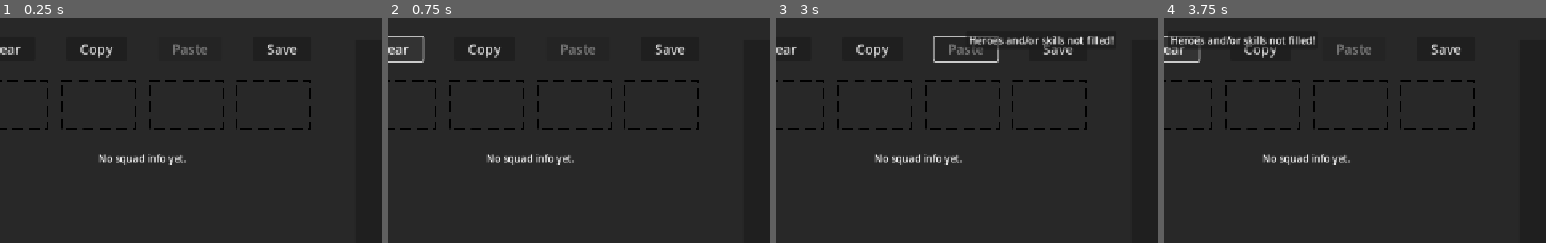
Above: before the commit, frames 1-4 (left to right).
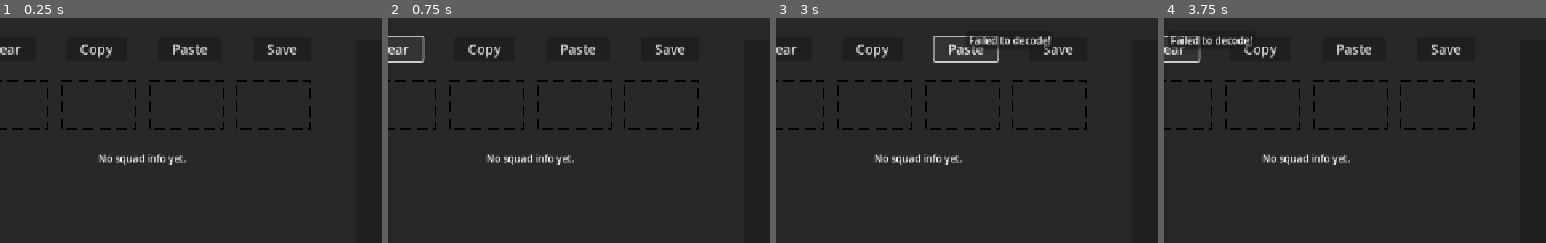
Above: after the commit, the same moments.

Repository: 0-Vanes-0/DD2-Squad-Builder
Game: Godot game, scene res://scenes/main_scene.tscn
Same seed, same stepped clock (60 frames per second), same inputs: the game is played once before the commit and once after it.
Inputs (mouse positions are % of the whole screen's width and height, from its top left):
- Up to frame 1 (0.25 s): no input
- Up to frame 2 (0.75 s): click "Clear" at 0.5 s
- Up to frame 3 (3 s): click "Copy" at 1.25 s; click "Save" at 2 s; click (29, 7) at 2.75 s, where only the run after the commit has a clickable "Paste"
- Up to frame 4 (3.75 s): click "Clear" at 3.5 s
The pictures show only the part of the screen within x 4-54%, y 0-50%; the shares and areas given below are measured in that part.

The runs differ from the first frame. In frame 1, 0.2% of the frame differs, in the area x 45-55%, y 11-17%; in frame 2, 0.2%; in frame 3, 1.3%, in the area x 45-89%, y 8-17%; in frame 4, 1.2%.
Error before the commit: Invalid access to property or key '1' on a base object of type 'Dictionary'. (res://src/squad_code.gd:11)

Commit message:
Better code validation + fixes

Diff:
--- a/project.godot
+++ b/project.godot
@@ -11,7 +11,7 @@
 [application]
 
 config/name="DD2 Squad Builder"
-config/version="0.2"
+config/version="0.3"
 run/main_scene="uid://c2ktq8osijub2"
 config/features=PackedStringArray("4.5", "GL Compatibility")
 config/icon="uid://b8wm135ghenfp"
@@ -31,6 +31,7 @@
 
 folder_colors={
 "res://assets/": "orange",
+"res://build/": "red",
 "res://resources/": "yellow",
 "res://scenes/": "green",
 "res://src/": "blue"
--- a/scenes/main_scene.gd
+++ b/scenes/main_scene.gd
@@ -53,7 +53,7 @@
 
 					# If dropped from heroes table:
 					else:
-						var hero_path_from_data := Data.dict[rank_box.rank]["hero_path"] as Data.HeroesPaths
+						var hero_path_from_data := Data.current_squad[str(rank_box.rank)]["hero_path"] as Data.HeroesPaths
 						var hero_path_dropped := rank_box.hero_path_draggable.hero_path
 						var hero_from_data := Data.hero_path_to_hero(hero_path_from_data)
 						var hero_dropped := Data.hero_path_to_hero(hero_path_dropped)
@@ -74,13 +74,17 @@
 	popup_panel.save_requested.connect(
 			func(squad_name: String):
 				print("Saved squad: %s" % squad_name)
-				Data.dict["squad_name"] = squad_name
+				Data.current_squad["squad_name"] = squad_name
 				var user_data := SaveLoad.load_data()
-				user_data[squad_name] = Data.dict.duplicate(true)
+				user_data[squad_name] = Data.current_squad.duplicate(true)
 				SaveLoad.save_data(user_data)
+
 				await get_tree().process_frame
-				tab_bar.current_tab = 2
-				tab_container.current_tab = 2
+				if tab_bar.current_tab == 2:
+					saved_squads_menu.show()
+				else:
+					tab_bar.current_tab = 2
+					tab_container.current_tab = 2
 	)
 
 
@@ -91,8 +95,33 @@
 
 func update_heroes_in_data():
 	for rank_box: RankBox in rank_boxes.values():
-		var rank := rank_box.rank
-		Data.dict[rank]["hero_path"] = rank_box.hero_path_draggable.hero_path
-		Data.dict[rank]["skills"] = rank_box.get_skills()
+		var rank := str(rank_box.rank)
+		Data.current_squad[rank]["hero_path"] = rank_box.hero_path_draggable.hero_path
+		Data.current_squad[rank]["skills"] = rank_box.get_skills()
 
 	skills_menu.visibility_changed.emit()
+
+
+func paste_squad_data(data: Variant):
+	var squad_data: Dictionary = {}
+	if data is String or data is Dictionary:
+		if data is String:
+			squad_data = SquadCode.decode_squad(data)
+		elif data is Dictionary:
+			squad_data = data as Dictionary
+
+	if squad_data.is_empty():
+		notification_panel.show_message("Failed to decode!")
+		return
+
+	for rank_box: RankBox in rank_boxes.values():
+		var key := str(rank_box.rank)
+		var hp := squad_data[key]["hero_path"] as Data.HeroesPaths
+		var skills: Array[int] = []
+		skills.assign(squad_data[key]["skills"])
+		rank_box.hero_path_draggable.set_hero_path(hp)
+		rank_box.set_skills(skills, hp)
+		for skill in rank_box.skills:
+			skill.show()
+
+	Data.current_squad = squad_data
--- a/scenes/main_scene.tscn
+++ b/scenes/main_scene.tscn
@@ -96,11 +96,11 @@
 script = ExtResource("4_18nlu")
 main_scene = NodePath("../../../../../..")
 
-[node name="PasteButton" type="Button" parent="HSplitContainer/LeftMarginContainer/LeftScrollContainer/LeftVBox/ButtonsHBox"]
-layout_mode = 2
-disabled = true
+[node name="PasteButton" type="Button" parent="HSplitContainer/LeftMarginContainer/LeftScrollContainer/LeftVBox/ButtonsHBox" node_paths=PackedStringArray("main_scene")]
+layout_mode = 2
 text = "   Paste   "
 script = ExtResource("5_6wevv")
+main_scene = NodePath("../../../../../..")
 
 [node name="SaveButton" type="Button" parent="HSplitContainer/LeftMarginContainer/LeftScrollContainer/LeftVBox/ButtonsHBox" node_paths=PackedStringArray("main_scene")]
 layout_mode = 2
@@ -437,6 +437,7 @@
 
 [node name="SquadsVBox" type="VBoxContainer" parent="HSplitContainer/RightVBox/TabContainer/SavedSquads/ScrollContainer/VBoxContainer"]
 layout_mode = 2
+theme_override_constants/separation = 40
 
 [node name="Info" type="MarginContainer" parent="HSplitContainer/RightVBox/TabContainer"]
 layout_mode = 2
@@ -517,6 +518,7 @@
 title = "Saving squad..."
 initial_position = 1
 size = Vector2i(360, 240)
+wrap_controls = false
 borderless = false
 always_on_top = true
 transparent = false
--- a/scenes/popup_panel.gd
+++ b/scenes/popup_panel.gd
@@ -24,13 +24,14 @@
 
 
 func show_panel(type: MessageType, arg := "") -> void:
+	self.size = Vector2(360, 240)
 	current_type = type
 	message_label.show()
 	match type:
 		MessageType.SAVE_SQUAD:
 			self.title = "Saving squad..."
 			message_label.text = ""
-			line_edit.text = ""
+			line_edit.text = arg
 			line_edit.placeholder_text = "Enter squad name..."
 			line_edit.show()
 
--- a/scenes/squad_box.gd
+++ b/scenes/squad_box.gd
@@ -48,15 +48,15 @@
 			func(squad_name: String):
 				print("Deleted squad: %s" % squad_name)
 				var user_data := SaveLoad.load_data()
-				assert(user_data.erase(squad_name))
+				user_data.erase(squad_name)
 				SaveLoad.save_data(user_data)
 
 				self.queue_free()
 	)
 
 
-func _on_inspect_button_pressed() -> void:
-	pass # TODO: Paste squad to main scene and to data (ranks, squad name)
+func _on_paste_button_pressed() -> void:
+	main_scene.paste_squad_data(squad_data)
 
 
 func _on_copy_button_pressed() -> void:
--- a/scenes/squad_box.tscn
+++ b/scenes/squad_box.tscn
@@ -42,15 +42,14 @@
 layout_mode = 2
 alignment = 1
 
-[node name="InspectButton" type="Button" parent="HBoxContainer2"]
-layout_mode = 2
-disabled = true
-text = "  Inspect  "
-
 [node name="CopyButton" type="Button" parent="HBoxContainer2"]
 layout_mode = 2
 size_flags_horizontal = 4
 text = "     Copy     "
+
+[node name="PasteButton" type="Button" parent="HBoxContainer2"]
+layout_mode = 2
+text = "    Paste    "
 
 [node name="RenameButton" type="Button" parent="HBoxContainer2"]
 layout_mode = 2
@@ -58,9 +57,9 @@
 
 [node name="DeleteButton" type="Button" parent="HBoxContainer2"]
 layout_mode = 2
-text = "  Delete  "
+text = "   Delete   "
 
-[connection signal="pressed" from="HBoxContainer2/InspectButton" to="." method="_on_inspect_button_pressed"]
 [connection signal="pressed" from="HBoxContainer2/CopyButton" to="." method="_on_copy_button_pressed"]
+[connection signal="pressed" from="HBoxContainer2/PasteButton" to="." method="_on_paste_button_pressed"]
 [connection signal="pressed" from="HBoxContainer2/RenameButton" to="." method="_on_rename_button_pressed"]
 [connection signal="pressed" from="HBoxContainer2/DeleteButton" to="." method="_on_delete_button_pressed"]
--- a/src/buttons/clear_button.gd
+++ b/src/buttons/clear_button.gd
@@ -10,12 +10,12 @@
 
 func _on_pressed() -> void:
 	for rank_box: RankBox in main_scene.rank_boxes.values():
-		rank_box.hero_path_draggable.hero_path = Data.HeroesPaths.NONE
-		rank_box.hero_path_draggable.texture = Data.heroes_textures[Data.HeroesPaths.NONE]
+		rank_box.hero_path_draggable.set_hero_path(Data.HeroesPaths.NONE)
 		rank_box.set_skills([-1, -1, -1, -1, -1], Data.HeroesPaths.NONE)
 		for skill in rank_box.skills:
 			skill.hide()
 
 	main_scene.update_heroes_in_data()
-	main_scene.tab_container.current_tab = 0
-	main_scene.tab_bar.current_tab = 0
+	if main_scene.tab_container.current_tab == 1:
+		main_scene.tab_container.current_tab = 0
+		main_scene.tab_bar.current_tab = 0
--- a/src/buttons/copy_button.gd
+++ b/src/buttons/copy_button.gd
@@ -9,7 +9,7 @@
 
 
 func _on_pressed() -> void:
-	var code := SquadCode.encode_squad(Data.dict)
+	var code := SquadCode.encode_squad(Data.current_squad)
 	if code.is_empty():
 		main_scene.notification_panel.show_message("Heroes and/or skills not filled!")
 	else:
--- a/src/buttons/paste_button.gd
+++ b/src/buttons/paste_button.gd
@@ -1,6 +1,13 @@
 class_name PasteButton
 extends Button
 
+@export var main_scene: MainScene
+
+
+func _ready() -> void:
+	assert(main_scene)
+
 
 func _on_pressed() -> void:
-	pass # Replace with function body.
+	var code := DisplayServer.clipboard_get()
+	main_scene.paste_squad_data(code)
--- a/src/buttons/save_button.gd
+++ b/src/buttons/save_button.gd
@@ -19,6 +19,6 @@
 	var is_heroes_filled := heroes.all( func(hp): return hp != Data.HeroesPaths.NONE )
 	var is_skills_filled := skill_numbers.all( func(sn): return sn != -1 )
 	if is_heroes_filled and is_skills_filled:
-		main_scene.popup_panel.show_panel(MyPopupPanel.MessageType.SAVE_SQUAD)
+		main_scene.popup_panel.show_panel(MyPopupPanel.MessageType.SAVE_SQUAD, Data.current_squad["squad_name"])
 	else:
 		main_scene.notification_panel.show_message("Heroes and/or skills not filled!")
--- a/src/data.gd
+++ b/src/data.gd
@@ -101,20 +101,20 @@
 @export var hero_path_draggable_scene: PackedScene
 @export var skill_draggable_scene: PackedScene
 
-var dict: Dictionary = {
-	1: {
+var current_squad: Dictionary = {
+	"1": {
 		"hero_path": HeroesPaths.NONE,
 		"skills": [-1, -1, -1, -1, -1],
 	},
-	2: {
+	"2": {
 		"hero_path": HeroesPaths.NONE,
 		"skills": [-1, -1, -1, -1, -1],
 	},
-	3: {
+	"3": {
 		"hero_path": HeroesPaths.NONE,
 		"skills": [-1, -1, -1, -1, -1],
 	},
-	4: {
+	"4": {
 		"hero_path": HeroesPaths.NONE,
 		"skills": [-1, -1, -1, -1, -1],
 	},
--- a/src/draggables/hero_path_draggable.gd
+++ b/src/draggables/hero_path_draggable.gd
@@ -11,8 +11,7 @@
 
 static func create(hero_path: Data.HeroesPaths) -> HeroPathDraggable:
 	var hero_path_draggable := Data.hero_path_draggable_scene.instantiate() as HeroPathDraggable
-	hero_path_draggable.hero_path = hero_path
-	hero_path_draggable.texture = Data.heroes_textures[hero_path]
+	hero_path_draggable.set_hero_path(hero_path)
 	return hero_path_draggable
 
 
@@ -64,3 +63,8 @@
 					hero_dropped.emit(data["rank_number"])
 				else:
 					hero_dropped.emit(0)
+
+
+func set_hero_path(hero_path: Data.HeroesPaths):
+	self.hero_path = hero_path
+	self.texture = Data.heroes_textures[hero_path]
--- a/src/squad_code.gd
+++ b/src/squad_code.gd
@@ -39,21 +39,28 @@
 
 static func decode_squad(text: String) -> Dictionary:
 	var pipe_index := text.find("|")
-	var code := text if pipe_index == -1 else text.substr(0, pipe_index)
-	var name := "" if pipe_index == -1 else text.substr(pipe_index + 1).uri_decode()
+	if pipe_index == -1:
+		return {}
+
+	var code := text.substr(0, pipe_index)
+	var name := "" if text.length() == pipe_index + 1 else text.substr(pipe_index + 1).uri_decode()
 
 	var out: Dictionary = { "squad_name": name }
 
 	var index := 0
-	for slot in [1, 2, 3, 4]:
-		assert(index < code.length())
+	for slot in ["1", "2", "3", "4"]:
+		if not index < code.length():
+			return {}
+
 		var hero_path := _b64_value(code[index])
 		index += 1
 
 		var count := 9 if _needs_9_skills(hero_path) else 5
 		var skill_len := 6 if count == 9 else 3
 
-		assert(index + skill_len <= code.length())
+		if not index + skill_len <= code.length():
+			return {}
+
 		var skills_text := code.substr(index, skill_len)
 		index += skill_len
 
@@ -64,6 +71,8 @@
 			"hero_path": hero_path,
 			"skills": skills
 		}
+
+	_validate_squad(out, code.length())
 
 	return out
 
@@ -113,3 +122,82 @@
 		or hero_path == Data.HeroesPaths.A2
 		or hero_path == Data.HeroesPaths.A3
 	)
+
+
+static func _validate_squad(out: Dictionary, code_length: int) -> bool:
+	# 2) Validate and compute expected code length from decoded data
+	var expected_len := 0
+	var any_a := false
+
+	var used_hero_paths: Dictionary[int, bool] = {}
+	var used_type_letters: Dictionary[StringName, bool] = {}
+
+	for slot in ["1", "2", "3", "4"]:
+		var slot_data: Dictionary = out[slot]
+		var hero_path := slot_data["hero_path"] as Data.HeroesPaths
+
+		# hero_path must be a valid enum entry (excluding NONE)
+		if hero_path == Data.HeroesPaths.NONE:
+			return false
+		if hero_path < 0 or hero_path >= Data.HeroesPaths.size():
+			return false
+		if hero_path >= 64: # because we encode in 1 base64-url char
+			return false
+
+		# Must be unique hero (no duplicates)
+		if used_hero_paths.has(hero_path):
+			return false
+		used_hero_paths[hero_path] = true
+
+		# Type letter uniqueness (first letter of enum name)
+		var enum_name := Data.HeroesPaths.keys()[hero_path] as String
+		if enum_name.is_empty():
+			return false
+		var type_letter := StringName(enum_name.left(1))
+		if used_type_letters.has(type_letter):
+			return false
+		used_type_letters[type_letter] = true
+
+		# Determine skills count for this hero
+		var count := 9 if _needs_9_skills(hero_path) else 5
+		if _needs_9_skills(hero_path):
+			any_a = true
+
+		# Validate skills array
+		if typeof(slot_data["skills"]) != TYPE_ARRAY:
+			return false
+		var skills: Array = slot_data["skills"]
+		if skills.size() != count:
+			return false
+
+		# Skills must be 0..10 and unique (no repeats)
+		var used_skills := {}  # Dictionary[int, bool]
+		for s in skills:
+			if typeof(s) != TYPE_INT:
+				return false
+			var skill := int(s)
+			if skill < 0 or skill > 10:
+				return false
+			if used_skills.has(skill):
+				return false
+			used_skills[skill] = true
+
+		# Expected code length: 1 for hero + 3 (5 skills) or 6 (9 skills)
+		expected_len += 1 + (6 if count == 9 else 3)
+
+	# Your additional assumption: at most one A* hero
+	if any_a:
+		var a_count := 0
+		for slot in [1, 2, 3, 4]:
+			var hero_path := int(out[slot]["hero_path"])
+			if _needs_9_skills(hero_path):
+				a_count += 1
+		if a_count > 1:
+			return false
+
+	# 3) Validate the encoded part length (reject random strings)
+	# Must match exactly, not "less or equal", otherwise random strings still parse.
+	if code_length != expected_len:
+		return false
+
+	return true
